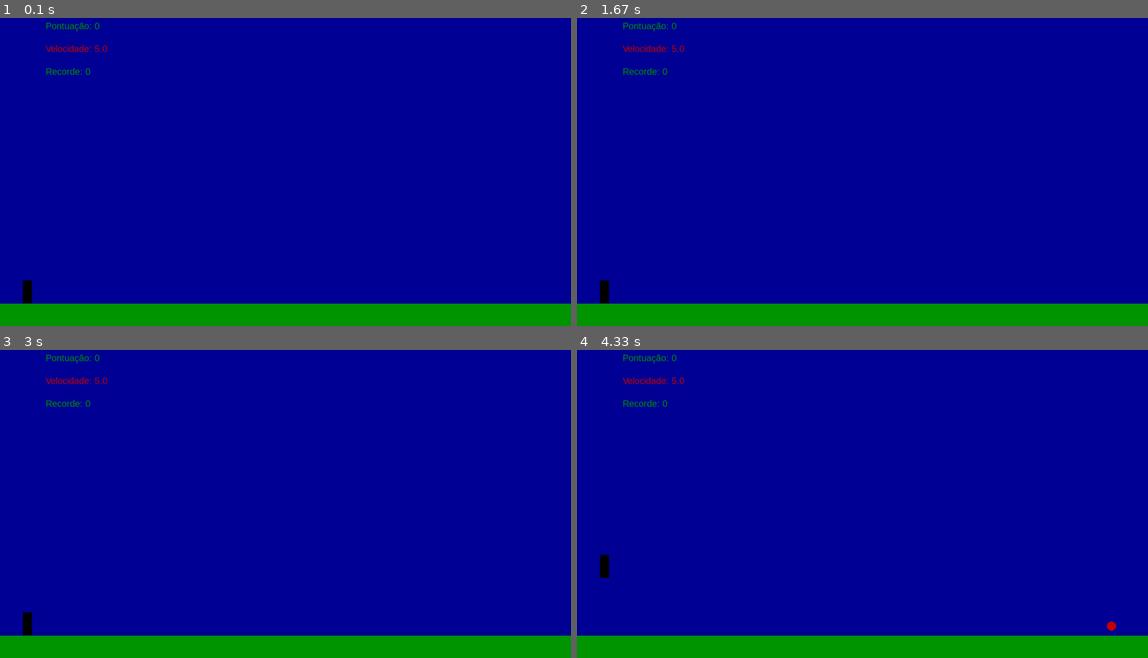
Above: before the commit, frames 1-4 (two rows, left to right).
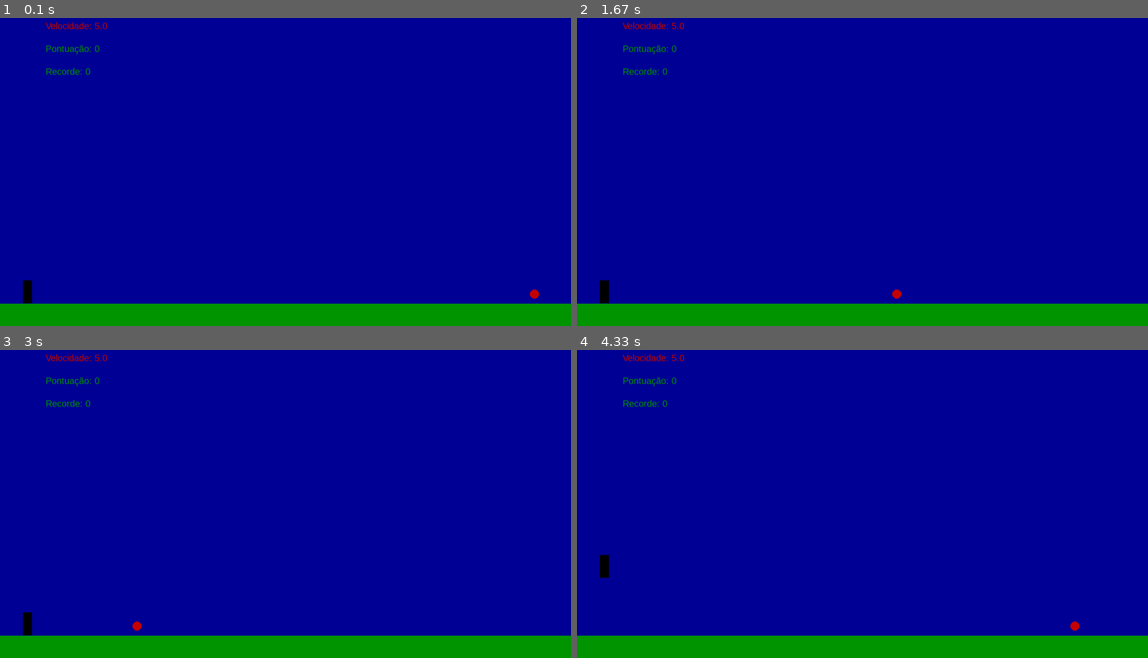
Above: after the commit, the same moments.

Repository: Leonardohora/python
Game: pygame game, started from dino.py
The game is run twice, just before and just after one commit, with the same random seed, the same clock (stepped at 60 frames per second) and the same inputs.
Inputs:
- Up to frame 1 (0.1 s): no input
- Up to frame 2 (1.67 s): no input
- Up to frame 3 (3 s): no input
- Up to frame 4 (4.33 s): tap Space at 3.33, 3.73, 4.03, 4.23 s

The runs differ from the first frame. In frame 1, 0.3% of the frame differs, in the area x 8-95%, y 1-92%; in frame 2, 0.3%; in frame 3, 0.3%; in frame 4, 0.4%.

Commit message:
Add files via upload

Diff:
--- a/dino.py
+++ b/dino.py
@@ -6,6 +6,7 @@
 # Configurações do jogo
 # --------------------------------------------------
 velocidade_jogo = 60
+pygame.display.set_caption("olha o aviãozinho")
 tempodojogo = pygame.time.Clock()
 largura, altura = 1250, 720
 tela = pygame.display.set_mode((largura, altura))
@@ -102,6 +103,7 @@
         no_ar = False
 
     # Verificar colisão
+    if colisao(circulo, quadrado):
         pontos = 0
         circulo_vel = 5
         circulo[0] = largura + raio  # Redefine a posição do círculo
@@ -111,8 +113,8 @@
     mostrar_velocidade = fonte.render(f"Velocidade: {circulo_vel:.1f}", True, vermelho)
     mostrar_recorde = fonte.render(f"Recorde: {novorecorde}", True, verde)
     tela.blit(mostrar_recorde,(100, 150))
-    tela.blit(mostrar_velocidade,(100, 100))
-    tela.blit(mostrar_pontos, (100, 50))
+    tela.blit(mostrar_velocidade,(100, 50))
+    tela.blit(mostrar_pontos, (100, 100))
 
     pygame.draw.circle(tela, vermelho, circulo, raio)
     pygame.draw.rect(tela, preto, quadrado)
